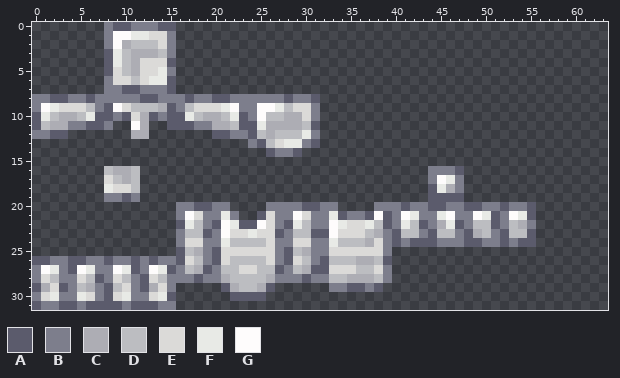
Pixel-art file, stored at source/Silver Armor/models/silver_layer_1.aseprite. Above: the version before the commit.
64x32 pixels, 1 frame. Colours within 5 levels of each other are drawn and written as one.
Palette (. is transparent): A #5b5b6c  B #7d7e8c  C #adadb4  D #bcbdc1  E #dbdad8  F #e8eae6  G #fefcfc
Pixels before, first column x 0:
 0 ........BAABBBAA........................................
 1 ........BGGFFEEB........................................
 2 ........BGCDDDEB........................................
 3 ........AFDCCCDB........................................
 4 ........AFDCEEEA........................................
 5 ........AEDCEEFB........................................
 6 ........BEEDEFFA........................................
 7 ........BBAABBBA........................................
 8 BBAABBABBBBBAABBBABBAABBBBBBABBA........................
 9 BGFEEEDBAGEDDDCABDEEEFGBBGGFDEEB........................
10 AFDCCDFAABAECABAAFDCCDFABGDDCCEB........................
11 ADCCBBAAB..GC..AAABBCCDAAFCCCCDA........................
12 BBAA.......CC.......AABBADCDDDFB........................
13 ........................BADEFFBA........................
14 ..........................ABBA..........................
15 ........................................................
16 ........DCCD................................BBBA........
17 ........EDCD................................BGFB........
18 ........FEED................................AFCB........
19 ........BBAB................................AAAA........
20 ................BBAABB....BBBBAABB....BBBABBAABBAABBABBA
21 ................BGEBBFB..AEBBGEBBFABBAGABGFBBFGBBGFABGFA
22 ................AFDBAGFAAGEBAFDBBGFEEFDABFDABCFABDDABDCB
23 ................BDDABGEEFEEABDDAAGEEEDCBADDBADDBACDBADDA
24 ................BEEBBFDDDDEBBEEBBFDDDCEBABAAABBBAABBABAA
25 ................ADCBAEEEEEEBADCBBEEEEEEB................
26 AABBAABBABBABABBAEDBAEDDDDEBAEDBADDDCCDA................
27 BGFBAGFBBGFABGFABDCABDDEEDDABDCAAEEEDDEB................
28 BEDBBEDABEDBAEDBBBABBCDDDDCBBBABBDDCCCDB................
29 ACEABDCBADEBACEB.....ACDDCA......BBAABA.................
30 BEFBBFEBAEFBBEFA......AAAA..............................
31 ABBAABAAAABAAABB........................................
Once edited:
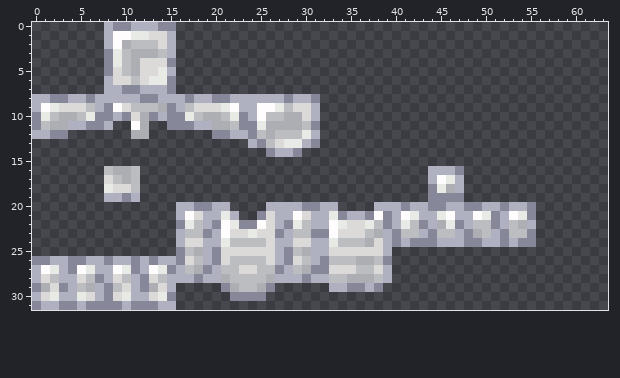
The edit:
colour A: #5b5b6c -> #87879a
colour B: #7d7e8c -> #afb0c0
Where, in picture pixels (left, top, right, bottom), the same in both pictures:
changed: (32, 22, 320, 157)
changed: (32, 166, 536, 310)
